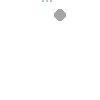
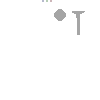
Comparing the layer stacks of the two 100 × 100 images. Changes:
painted on "Peg" over [72, 11, 85, 35]
